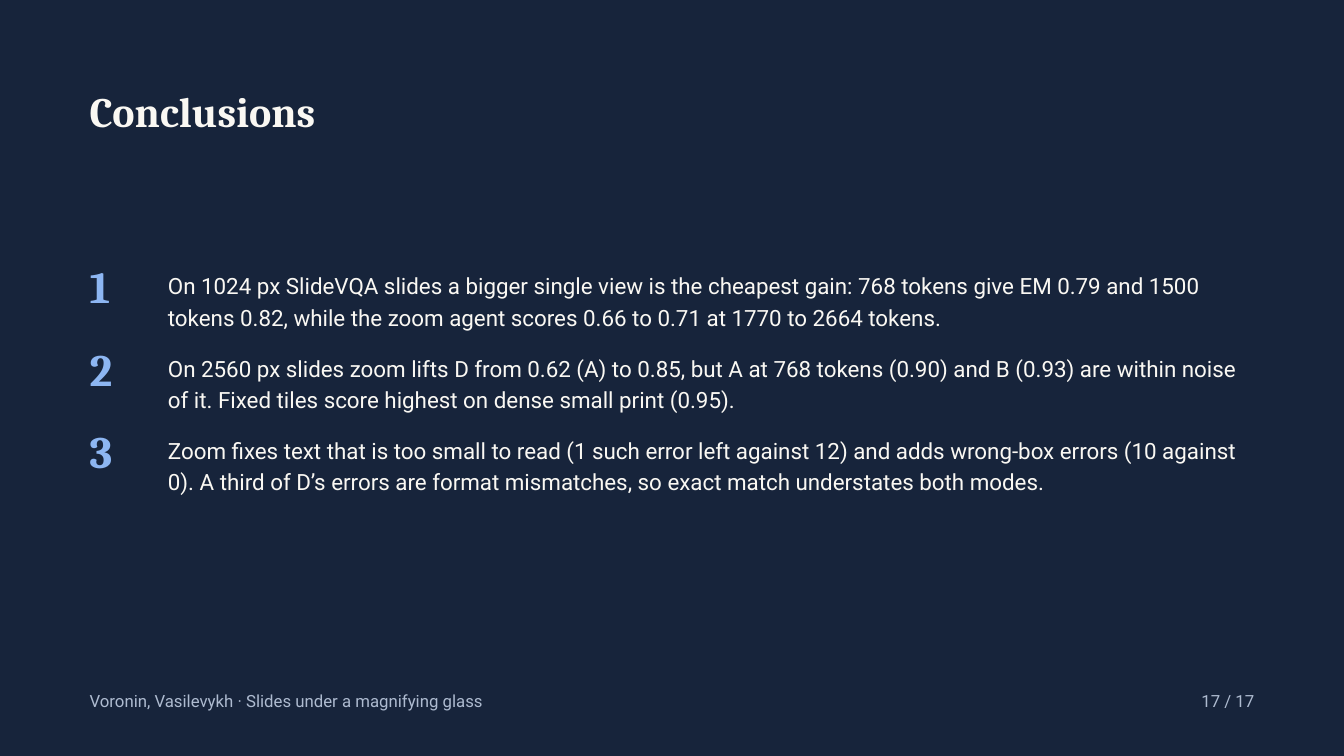
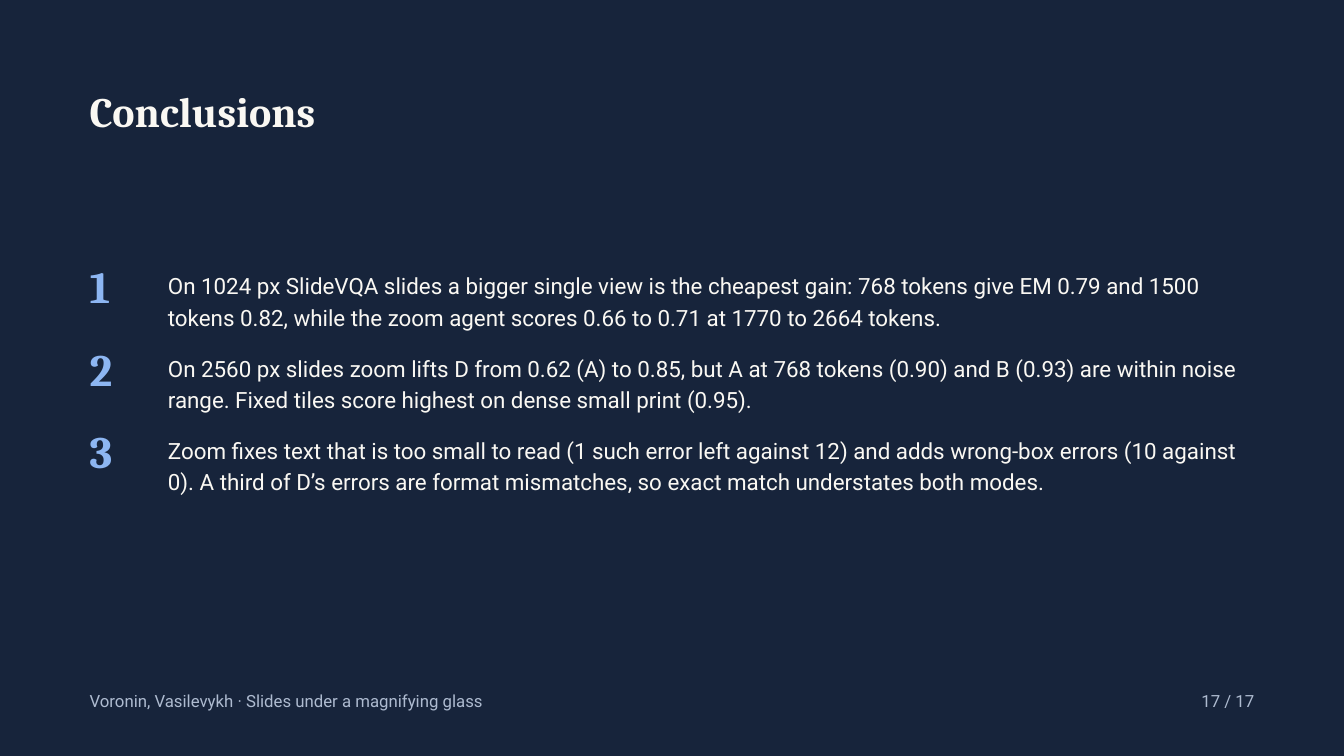
Before and after one commit to Ladik-v/vlm-slides-under-magnifier, a slide deck: slide 17 of docs/Slides_under_a_magnifying_glass.pptx. Drawn at 1344x756 pixels with LibreOffice and Linux fonts; fonts in the diff are those of the drawing. Boxes give left, top, right and bottom in pixels: in the first picture for what was removed or moved away, otherwise in the second. Text is boxed around its words. In the diff, an @@ line names an element or a change of style, - is before the commit and + after.

```diff
--- a/docs/Slides_under_a_magnifying_glass.pptx
+++ b/docs/Slides_under_a_magnifying_glass.pptx
@@ text at (x1=168, y1=359, x2=1236, y2=413): text changed @@
-On 2560 px slides zoom lifts D from 0.62 (A) to 0.85, but A at 768 tokens (0.90) and B (0.93) are within noise of it. Fixed tiles score highest on dense small print (0.95).
+On 2560 px slides zoom lifts D from 0.62 (A) to 0.85, but A at 768 tokens (0.90) and B (0.93) are within noise range. Fixed tiles score highest on dense small print (0.95).
```
Also in this commit, not shown: 6 other slides changed, 8 other files.
